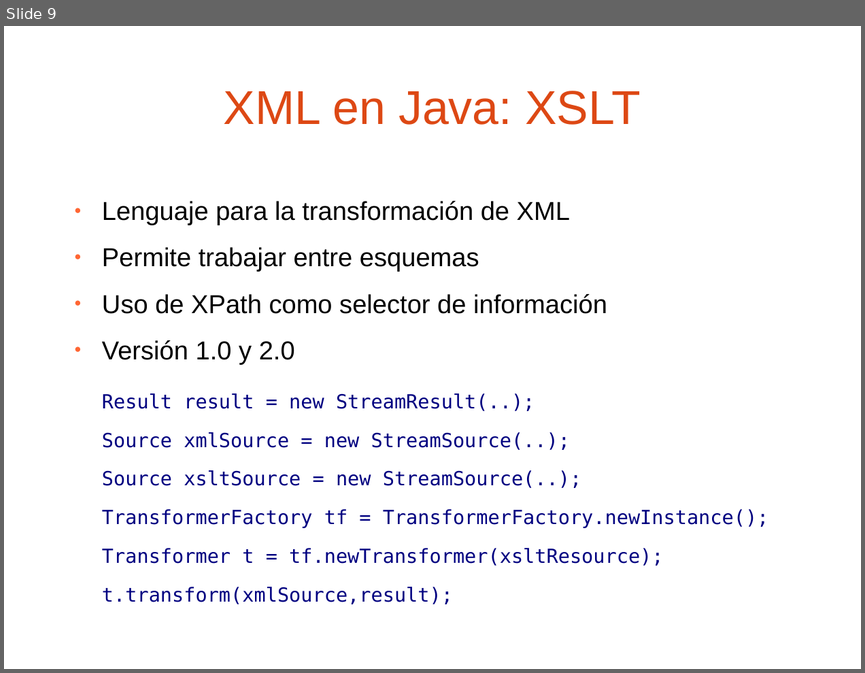
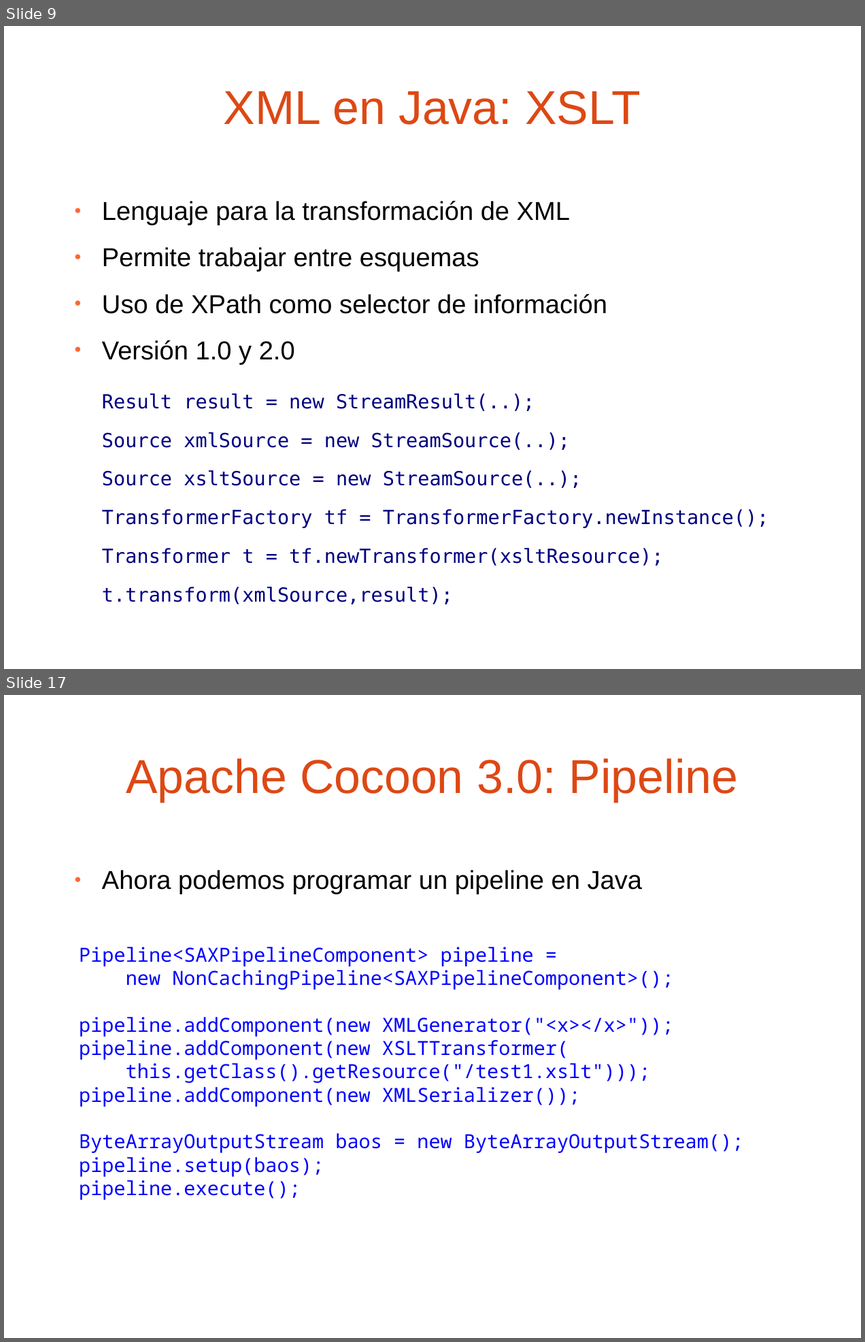
Before and after one commit to jpuerto/barcampes2012-cocoon, a slide deck: presentacion/Procesamiento de XML con Apache Cocoon 3.0.odp. Shown one above the other, each under a label of ours: slide 9 before the commit, slides 9 and 17 after it; the slides between them are not shown. The pictures are 865x673 and 865x1342 pixels, drawn with LibreOffice and Linux fonts; fonts in the diff are those of the drawing; background and template pictures are left out. Boxes give left, top, right and bottom in pixels: in the first picture for what was removed or moved away, otherwise in the second. Text is boxed around its words. In the diff, an @@ line names an element or a change of style, - is before the commit and + after.

```diff
--- a/presentacion/Procesamiento de XML con Apache Cocoon 3.0.odp
+++ b/presentacion/Procesamiento de XML con Apache Cocoon 3.0.odp
@@ slide 17 added at (4,695,861,1338), background picture (left out) @@
@@ title added at (126,758,738,802), 44 pt, text #DD4814 @@
+Apache Cocoon 3.0: Pipeline
@@ text added at (102,870,642,894), 24 pt, text #000000 @@
+● Ahora podemos programar un pipeline en Java
@@ text added at (79,947,743,1200), 18 pt, text #0000FF @@
+Pipeline<SAXPipelineComponent> pipeline =
+new NonCachingPipeline<SAXPipelineComponent>();
+pipeline.addComponent(new XMLGenerator("<x></x>"));
+pipeline.addComponent(new XSLTTransformer(
+this.getClass().getResource("/test1.xslt")));
+pipeline.addComponent(new XMLSerializer());
+ByteArrayOutputStream baos = new ByteArrayOutputStream();
+pipeline.setup(baos);
+pipeline.execute();
```
Also in this commit, not shown: 5 slides changed, 12 other slides added.
